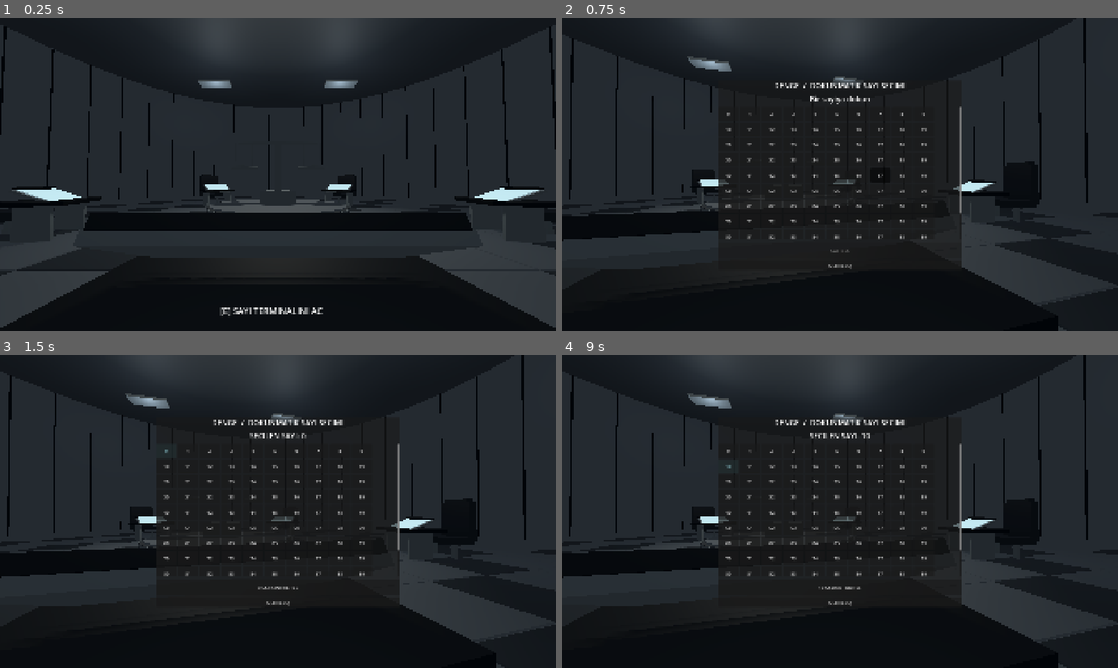
Above: before the commit, frames 1-4 (two rows, left to right).
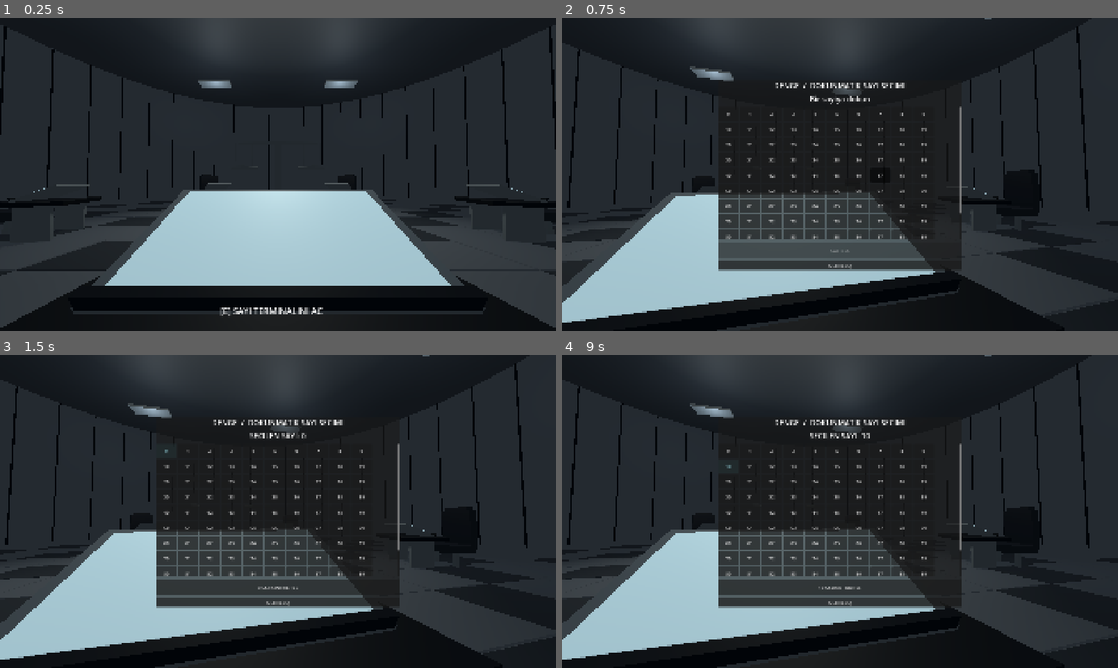
Above: after the commit, the same moments.

Repository: SerkanAydin06/DENGE
Game: Godot game, scene res://scenes/game_room.tscn
Same seed, same stepped clock (60 frames per second), same inputs: the game is played once before the commit and once after it.
Inputs (mouse positions are in pixels of both pictures, inside the frame that each line leads up to):
- Up to frame 1 (0.25 s): no input
- Up to frame 2 (0.75 s): tap Enter at 0.5 s; move the mouse to (867, 174) at 0.52 s; tap E at 0.6 s; click (867, 174) at 0.67 s
- Up to frame 3 (1.5 s): click "0" at 1.25 s
- Up to frame 4 (9 s): click "1" at 2 s; click "2" at 2.75 s; click "3" at 3.5 s; click "4" at 4.25 s; click "5" at 5 s; click "6" at 5.75 s; click "7" at 6.5 s; click "8" at 7.25 s; click "9" at 8 s; click "10" at 8.75 s

The runs differ from the first frame. In frame 1, 18% of the frame differs, in the area x 1-99%, y 52-95%; in frame 2, 23%, in the area x 0-100%, y 0-100%; in frame 3, 23%; in frame 4, 23%.

Commit message:
Face touch console toward player and aim E prompt at it
Co-Authored-By: Claude Opus 5.5 <noreply@anthropic.com>
Claude-Session: https://claude.ai/code/session_0189pe5KLoLhK6dghsyiu8sQ

Diff:
--- a/scripts/game_room.gd
+++ b/scripts/game_room.gd
@@ -12,6 +12,7 @@
 var terminal_ui: CanvasLayer
 var prompt_label: Label
 var player_camera: Camera3D
+var player_console: Node3D
 var view_yaw := 0.0
 var view_pitch := 0.0
 
@@ -59,9 +60,8 @@
 	return n
 
 func _process(_delta: float) -> void:
-	if is_instance_valid(prompt_label) and is_instance_valid(player_camera) and not terminal_ui.visible:
-		var target := Vector3(0.0, 1.86, SEAT_RADIUS - 1.58)
-		var aim := (target - player_camera.global_position).normalized()
+	if is_instance_valid(prompt_label) and is_instance_valid(player_camera) and is_instance_valid(player_console) and not terminal_ui.visible:
+		var aim := (player_console.global_position - player_camera.global_position).normalized()
 		var facing := -player_camera.global_transform.basis.z
 		prompt_label.visible = facing.dot(aim) > 0.82
 
@@ -158,9 +158,12 @@
 		# Referanstaki gibi masaya gomulu, oyuncuya dogru yatirilmis ekran.
 		var console := Node3D.new()
 		console.name = "AngledTouchConsole"
-		console.position = Vector3(0, 1.28, -0.76)
-		console.rotation_degrees.x = -24.0
+		console.position = Vector3(0, 1.42, -0.76)
+		# Pozitif X donusu ekran yuzunu oyuncuya (+Z) cevirir.
+		console.rotation_degrees.x = 24.0
 		root.add_child(console)
+		if i == 0:
+			player_console = console
 		box_part("TouchHousing", Vector3.ZERO, Vector3(1.75, 0.07, 1.13), metal, console)
 		box_part("TouchScreen", Vector3(0, 0.048, 0), Vector3(1.58, 0.02, 0.96), screen, console)
 		box_part("TouchEdge", Vector3(0, 0.07, 0.55), Vector3(1.7, 0.08, 0.05), black, console)
@@ -203,6 +206,8 @@
 	cam.position = eye
 	add_child(cam)
 	cam.look_at(Vector3(0.0, 2.1, 0.0), Vector3.UP)
+	view_pitch = cam.rotation.x
+	view_yaw = cam.rotation.y
 	cam.fov = 75.0
 	cam.current = true
 	player_camera = cam
